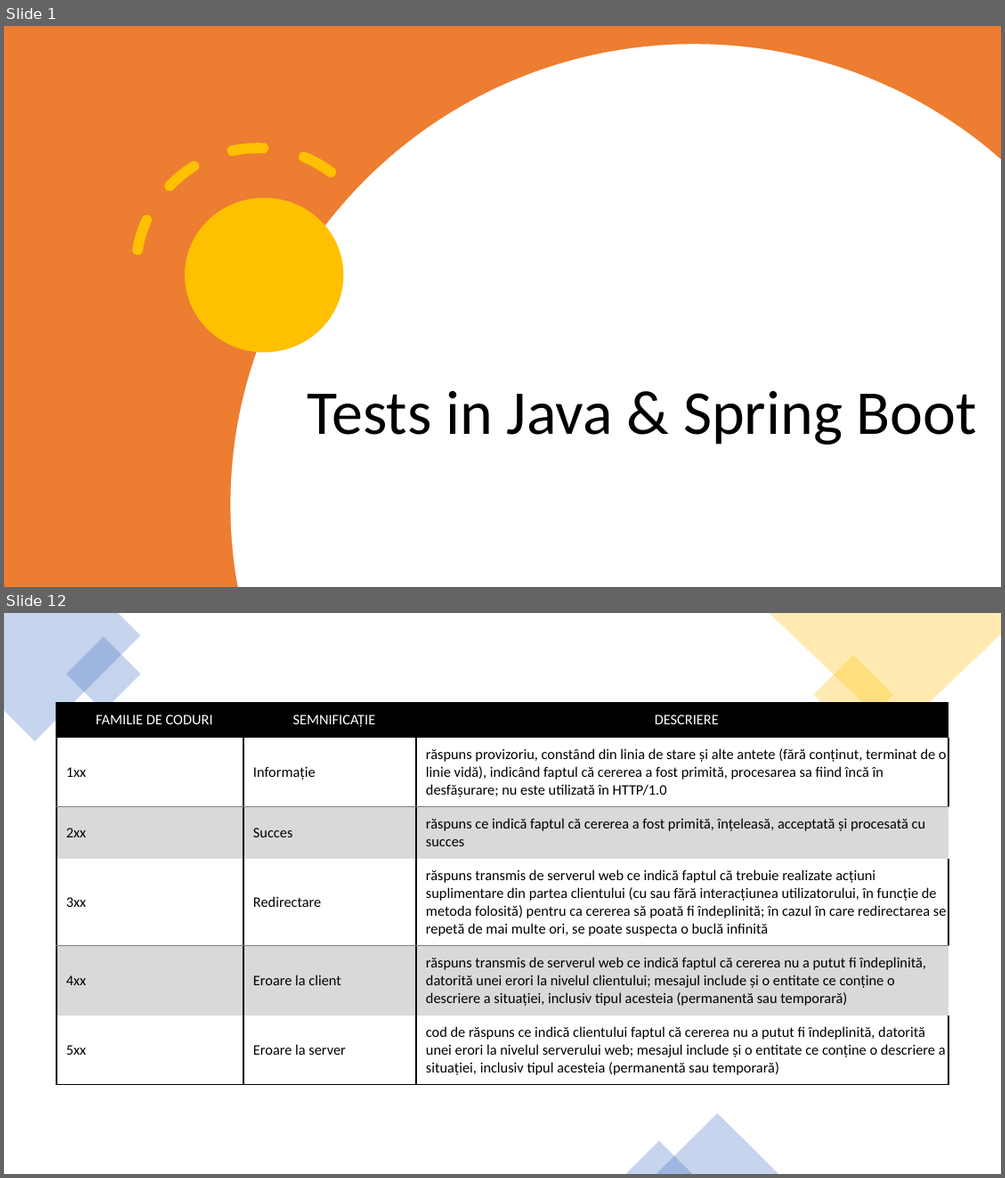
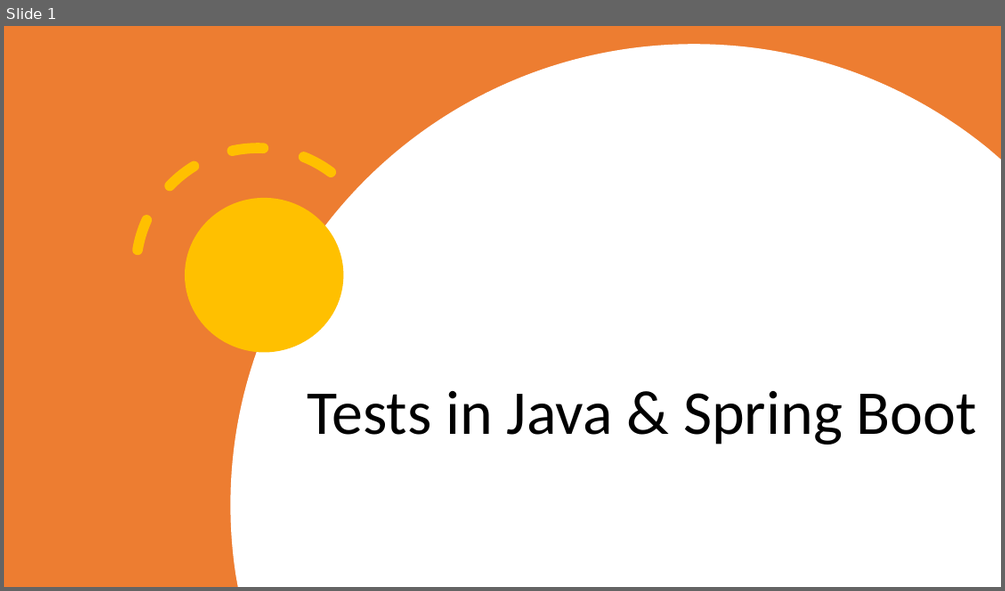
Before and after one commit to SergiuBabin/Personal_Workshops, a slide deck: Testing in Java (Spring Boot + Junit5 + Mockito)/HTTP & HTTPS.pptx. Shown one above the other, each under a label of ours: slides 1 and 12 before the commit, slide 1 after it; the slides between them are not shown. The pictures are 1005x1178 and 1005x591 pixels, drawn with LibreOffice and Linux fonts; fonts in the diff are those of the drawing. Boxes give left, top, right and bottom in pixels: in the first picture for what was removed or moved away, otherwise in the second. Text is boxed around its words. In the diff, an @@ line names an element or a change of style, - is before the commit and + after.

```diff
--- a/Testing in Java (Spring Boot + Junit5 + Mockito)/HTTP & HTTPS.pptx
+++ b/Testing in Java (Spring Boot + Junit5 + Mockito)/HTTP & HTTPS.pptx
@@ slide 12 removed at [4, 613, 1001, 1174], background #FFFFFF @@
@@ freeform shape removed at [4, 613, 141, 741] @@
@@ rectangle removed at [66, 636, 141, 712] @@
@@ freeform shape removed at [769, 613, 1001, 734] @@
@@ rectangle removed at [813, 655, 893, 735] @@
@@ table removed at [57, 703, 947, 1085], 6 rows, 3 columns @@
-FAMILIE DE CODURI | SEMNIFICAȚIE | DESCRIERE
-1xx | Informație | răspuns provizoriu, constând din linia de stare și alte antete (fără conținut, terminat de o linie vidă), indicând faptul că cererea a fost primită, procesarea sa fiind încă în desfășurare; nu este utilizată în HTTP/1.0
-2xx | Succes | răspuns ce indică faptul că cererea a fost primită, înțeleasă, acceptată și procesată cu succes
-3xx | Redirectare | răspuns transmis de serverul web ce indică faptul că trebuie realizate acțiuni suplimentare din partea clientului (cu sau fără interacțiunea utilizatorului, în funcție de metoda folosită) pentru ca cererea să poată fi îndeplinită; în cazul în care redirectarea se repetă de mai multe ori, se poate suspecta o buclă infinită
-4xx | Eroare la client | răspuns transmis de serverul web ce indică faptul că cererea nu a putut fi îndeplinită, datorită unei erori la nivelul clientului; mesajul include și o entitate ce conține o descriere a situației, inclusiv tipul acesteia (permanentă sau temporară)
-5xx | Eroare la server | cod de răspuns ce indică clientului faptul că cererea nu a putut fi îndeplinită, datorită unei erori la nivelul serverului web; mesajul include și o entitate ce conține o descriere a situației, inclusiv tipul acesteia (permanentă sau temporară)
@@ triangle removed at [656, 1113, 778, 1174] @@
@@ triangle removed at [626, 1141, 693, 1174] @@
```
Also in this commit, not shown: 1 slide changed, 7 slides added, 9 other slides removed, 3 other files.
